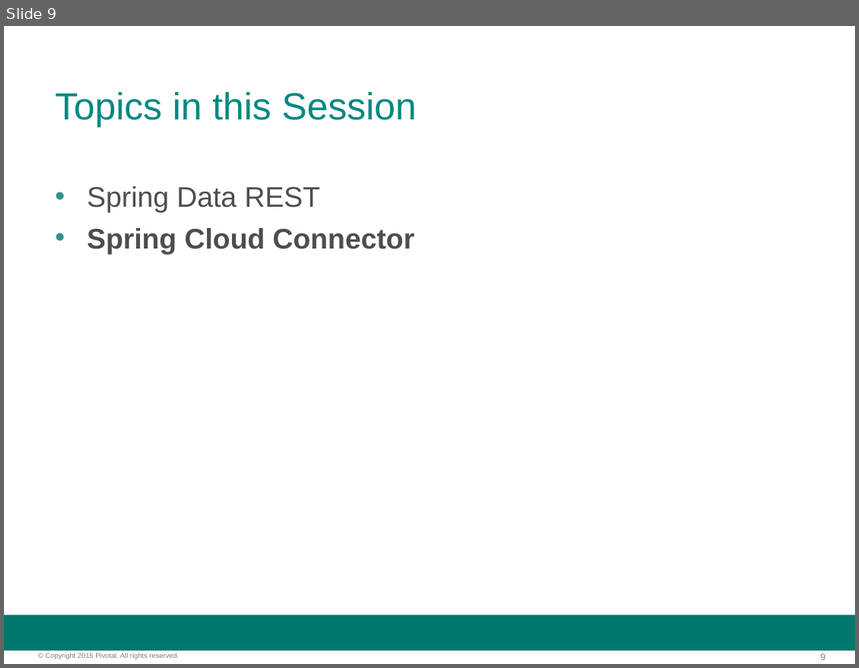
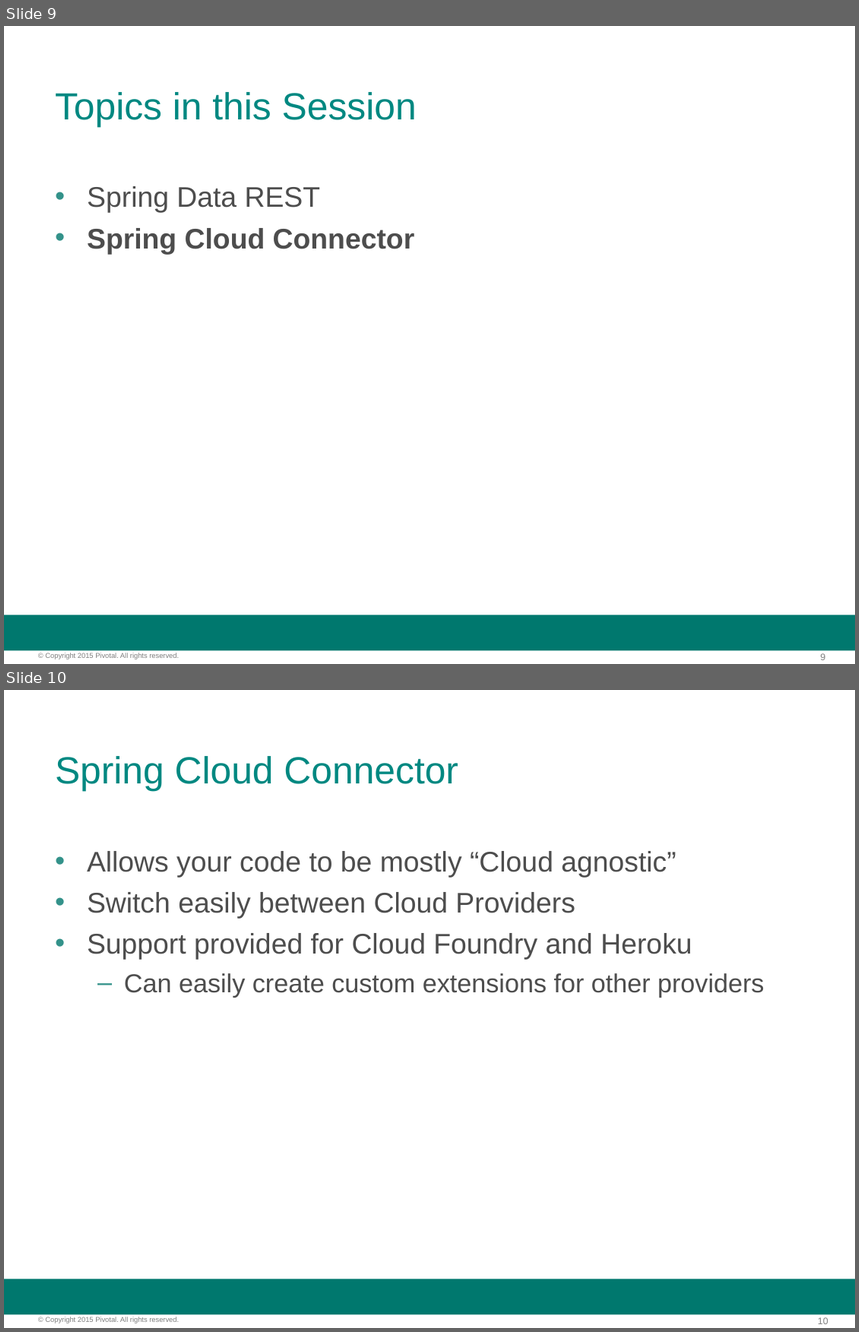
Before and after one commit to ChenLinBo/MigratingAMonolithApplicationToCloudNative, a slide deck: sessions/slides/session-03-rest-cloud-connector.odp. Shown one above the other, each under a label of ours: slide 9 before the commit, slides 9 and 10 after it. The pictures are 859x668 and 859x1332 pixels, drawn with LibreOffice and Linux fonts; fonts in the diff are those of the drawing; background and template pictures are left out. Boxes give left, top, right and bottom in pixels: in the first picture for what was removed or moved away, otherwise in the second. Text is boxed around its words. In the diff, an @@ line names an element or a change of style, - is before the commit and + after.

Commit message:
03 cloud connector slides - improved examples

```diff
--- a/sessions/slides/session-03-rest-cloud-connector.odp
+++ b/sessions/slides/session-03-rest-cloud-connector.odp
@@ slide 10 added at [4,690,855,1328], background #FFFFFF; not listed: 3 template elements that a slide beside it also shows @@
@@ title added at [55,756,458,791], 32 pt, text #008881 @@
+Spring Cloud Connector
@@ text added at [87,851,764,997], 24 pt, text #4D4D4D @@
+• Allows your code to be mostly “Cloud agnostic”
+• Switch easily between Cloud Providers
+• Support provided for Cloud Foundry and Heroku
+  – Can easily create custom extensions for other providers
```
Also in this commit, not shown: 2 slides changed, 4 slides removed, 2 other files.
